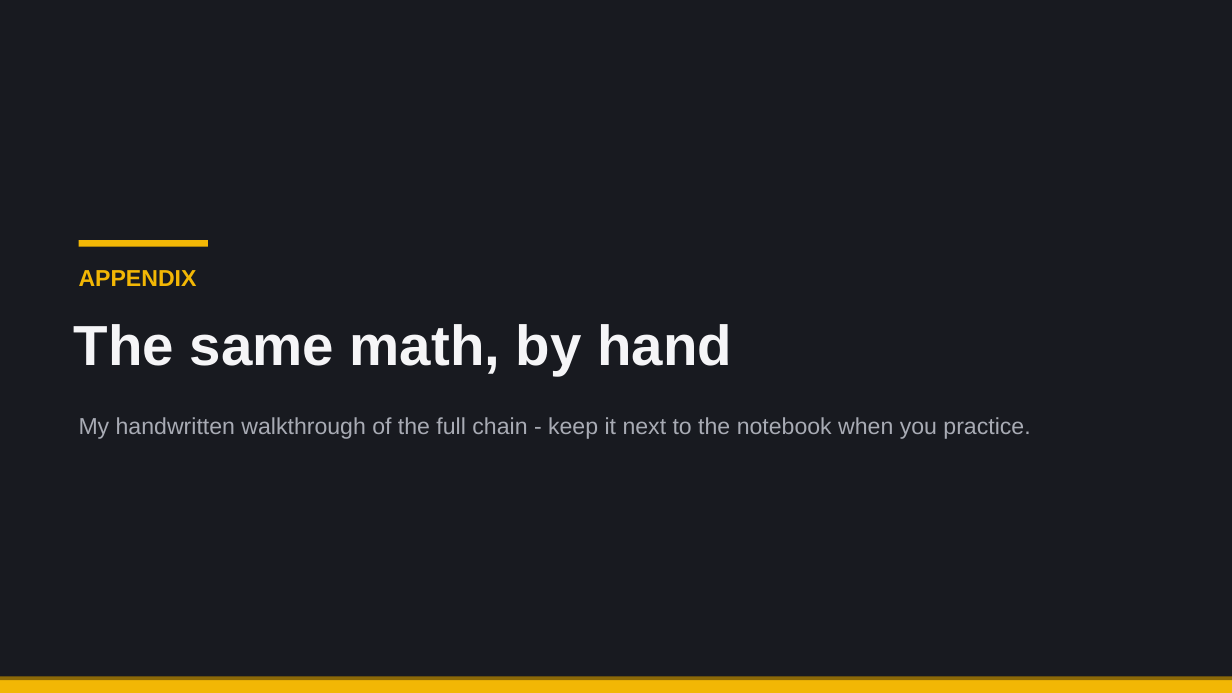
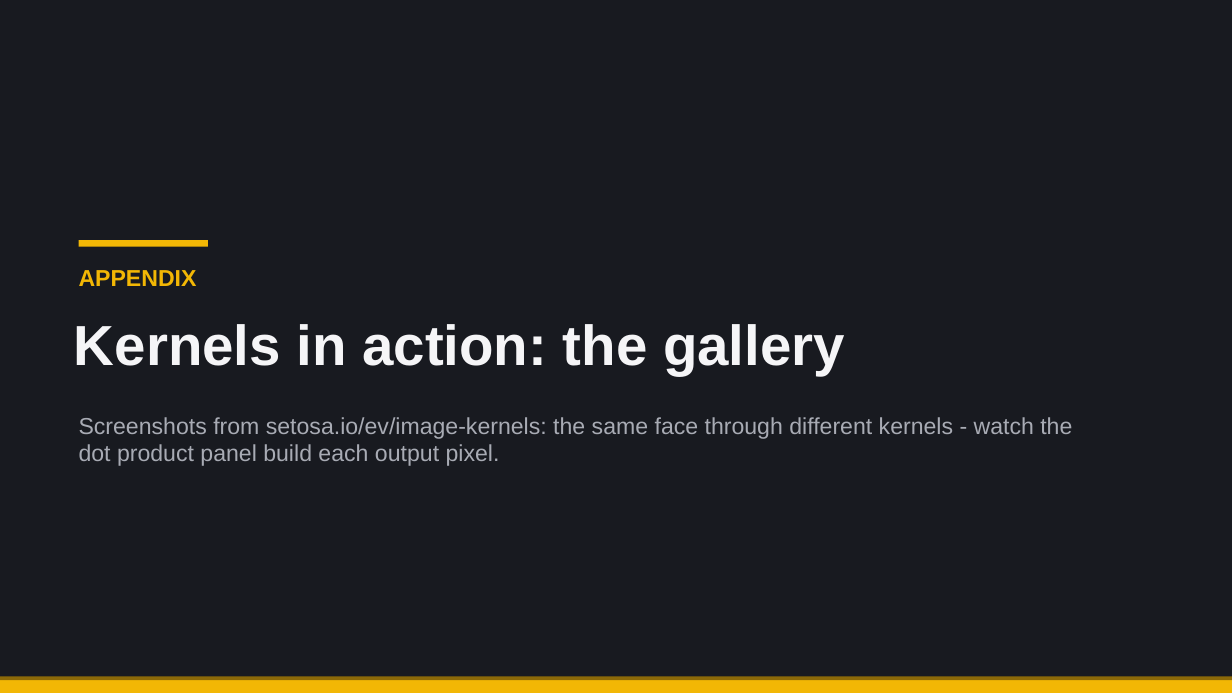
Before and after one commit to drdave-teaching/OPIM5509Files, a slide deck: slide 19 of OPIM5509_Module3_Files/slides/Math for a Simple ConvNet.pptx. Drawn at 1232x693 pixels with LibreOffice and Linux fonts; fonts in the diff are those of the drawing. Boxes give left, top, right and bottom in pixels: in the first picture for what was removed or moved away, otherwise in the second. Text is boxed around its words. In the diff, an @@ line names an element or a change of style, - is before the commit and + after.

```diff
--- a/OPIM5509_Module3_Files/slides/Math for a Simple ConvNet.pptx
+++ b/OPIM5509_Module3_Files/slides/Math for a Simple ConvNet.pptx
@@ text at <box>74,324,845,376</box>: text changed @@
-The same math, by hand
+Kernels in action: the gallery
@@ text at <box>79,417,1072,466</box>: text changed @@
-My handwritten walkthrough of the full chain - keep it next to the notebook when you practice.
+Screenshots from setosa.io/ev/image-kernels: the same face through different kernels - watch the dot product panel build each output pixel.
```
Also in this commit, not shown: 12 other slides changed, 3 other files.
